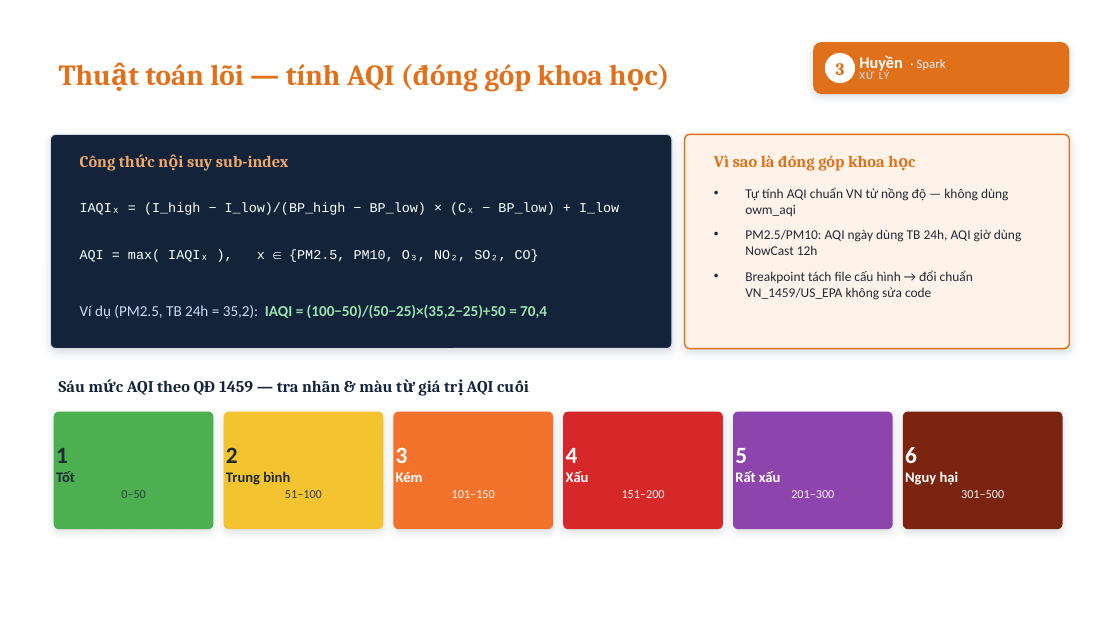
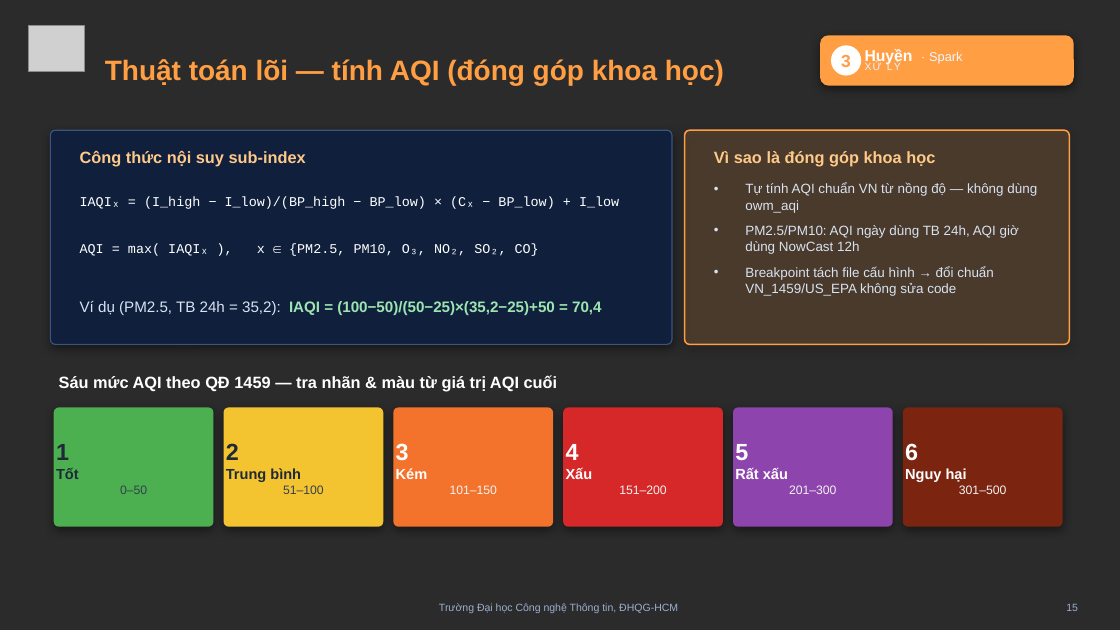
Before and after one commit to khuyn110400/big-data-aqi, a slide deck: slide 15 of docs/slides/Slide_ThuyetTrinh_AQI.pptx (slide 14 before the commit). Drawn at 1120x630 pixels with LibreOffice and Linux fonts; fonts in the diff are those of the drawing; grey boxes stand for pictures; background and template pictures are left out; a plain dark background stands for a picture behind light text. Boxes give left, top, right and bottom in pixels: in the first picture for what was removed or moved away, otherwise in the second. Text is boxed around its words. In the diff, an @@ line names an element or a change of style, - is before the commit and + after.

```diff
--- a/docs/slides/Slide_ThuyetTrinh_AQI.pptx
+++ b/docs/slides/Slide_ThuyetTrinh_AQI.pptx
@@ background #FFFFFF to picture (left out) @@
@@ picture added at box(29, 25, 84, 71) @@
@@ text "Thuật toán lõi — tính ...": place and size @@
-text "Thuật toán lõi — tính ..." at box(145, 64, 602, 92)
+text "Thuật toán lõi — tính ..." at box(105, 59, 724, 85)
@@ text "Thuật toán lõi — tính ..." at box(105, 59, 724, 85): size 25 to 24 pt, font Cambria to Arial, text colour #E0701A to #FF9E42 @@
@@ rounded rectangle: place and size @@
-rounded rectangle at box(813, 42, 1070, 94)
+rounded rectangle at box(820, 35, 1074, 86)
@@ rounded rectangle at box(820, 35, 1074, 86): fill #E0701A to #FF9E42; shadow changed; proportions changed @@
@@ 2 texts, 1 ellipse: place and size @@
-2 texts, 1 ellipse at box(825, 53, 889, 83)
+2 texts, 1 ellipse at box(831, 45, 901, 76)
@@ text "3" at box(841, 55, 851, 67): font Cambria to Arial, text colour #E0701A to #FF9E42 @@
@@ text "Huyền · Spark" at box(865, 49, 913, 65): size 14 to 13.5 pt in "Huyền"; font Calibri to Arial; text colour #E8EEF6 to #F2F7FF in "· Spark" @@
@@ text "XỬ LÝ" at box(865, 62, 901, 70): size 9.5 to 9 pt, font Calibri to Arial, text colour #D6E2F2 to #EAF2FF @@
@@ rounded rectangle at box(50, 130, 672, 344): fill #12233A to #0F1F3C; outline #D8DEE6 1 pt to #3A557F 1 pt; shadow changed @@
@@ text "Công thức nội suy sub-index" at box(80, 150, 306, 167): font Cambria to Arial, text colour #F0A968 to #FFC98A @@
@@ 8 rounded rectangles, 2 texts: place and size @@
-8 rounded rectangles, 2 texts at box(50, 134, 1070, 529)
+8 rounded rectangles, 2 texts at box(50, 130, 1070, 527)
@@ rounded rectangle at box(685, 130, 1070, 344): fill #FFF3E9 to #FF9E42 at 16% opacity; outline #D8DEE6 1 pt to #FF9E42 1.3 pt; shadow changed @@
@@ rounded rectangle removed at box(685, 134, 1070, 349) @@
@@ text "Vì sao là đóng góp ..." at box(714, 151, 935, 167): font Cambria to Arial, text colour #E0701A to #FFC98A @@
@@ text "Tự tính AQI chuẩn VN ..." at box(745, 183, 1037, 296): font Calibri to Arial, text colour #1F2A37 to #D8E2F1 @@
@@ text "Ví dụ (PM2.5, TB 24h ..." at box(80, 301, 601, 315): font Calibri to Arial; text colour #CADCF5 to #D8E2F1 in "Ví dụ (PM2.5, TB 24h = 35,2):" @@
@@ text "Sáu mức AQI theo QĐ ..." at box(59, 375, 558, 392): font Cambria to Arial, text colour #12233A to #FFFFFF @@
@@ font Calibri to Arial in 6 elements at box(56, 444, 147, 494), box(226, 443, 324, 494), box(396, 443, 497, 494), box(566, 444, 666, 494), box(735, 444, 836, 494), box(905, 443, 1006, 494) @@
@@ shadow changed; proportions changed in 6 elements at box(54, 408, 213, 527), box(223, 408, 383, 527), box(393, 408, 553, 527), box(564, 408, 723, 527), box(734, 408, 893, 527), box(903, 408, 1063, 527) @@
@@ text added at box(439, 603, 678, 613), 9 pt, text #9BB0CE @@
+Trường Đại học Công nghệ Thông tin, ĐHQG-HCM
@@ text added at box(1066, 604, 1078, 611), 9 pt, text #9BB0CE @@
+15
```
Also in this commit, not shown: 25 other slides changed, 2 slides added.
